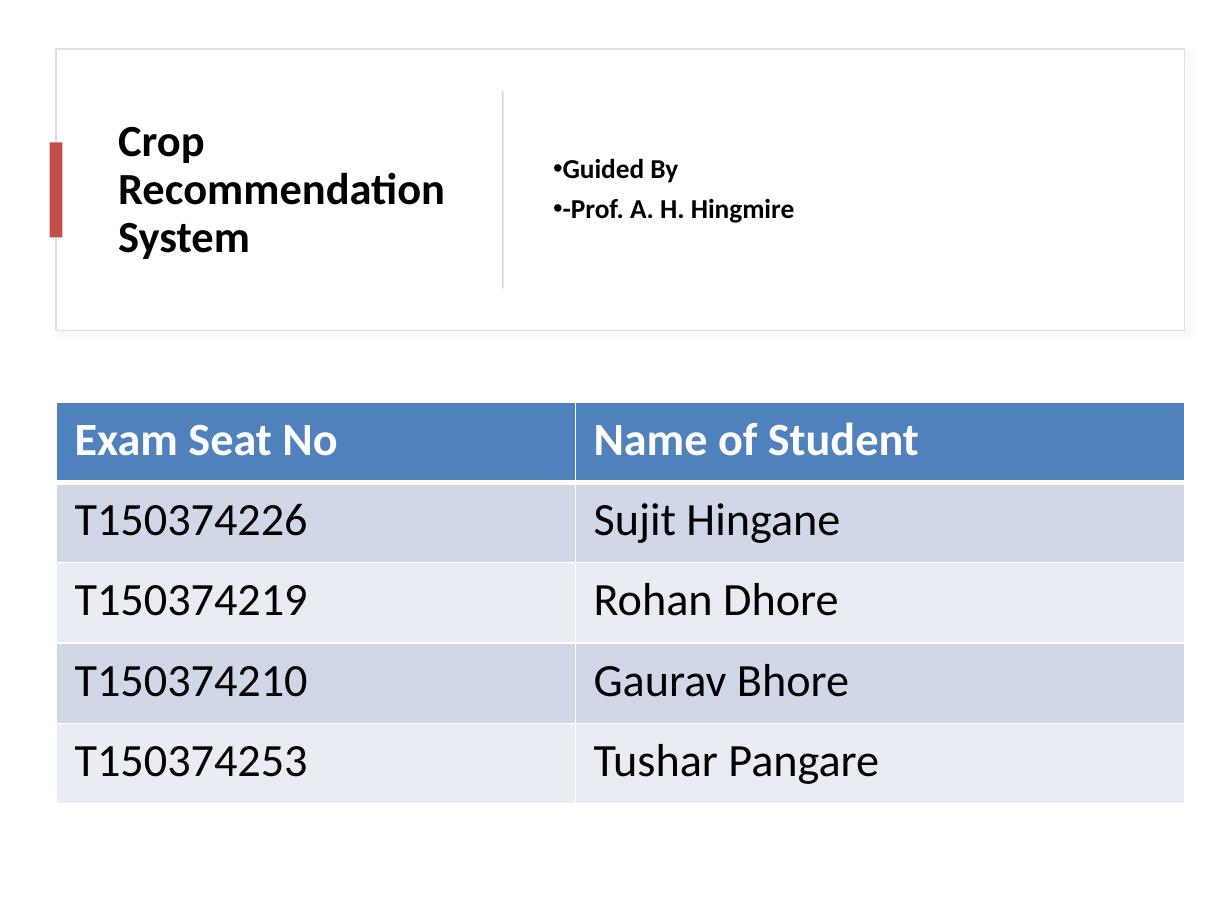
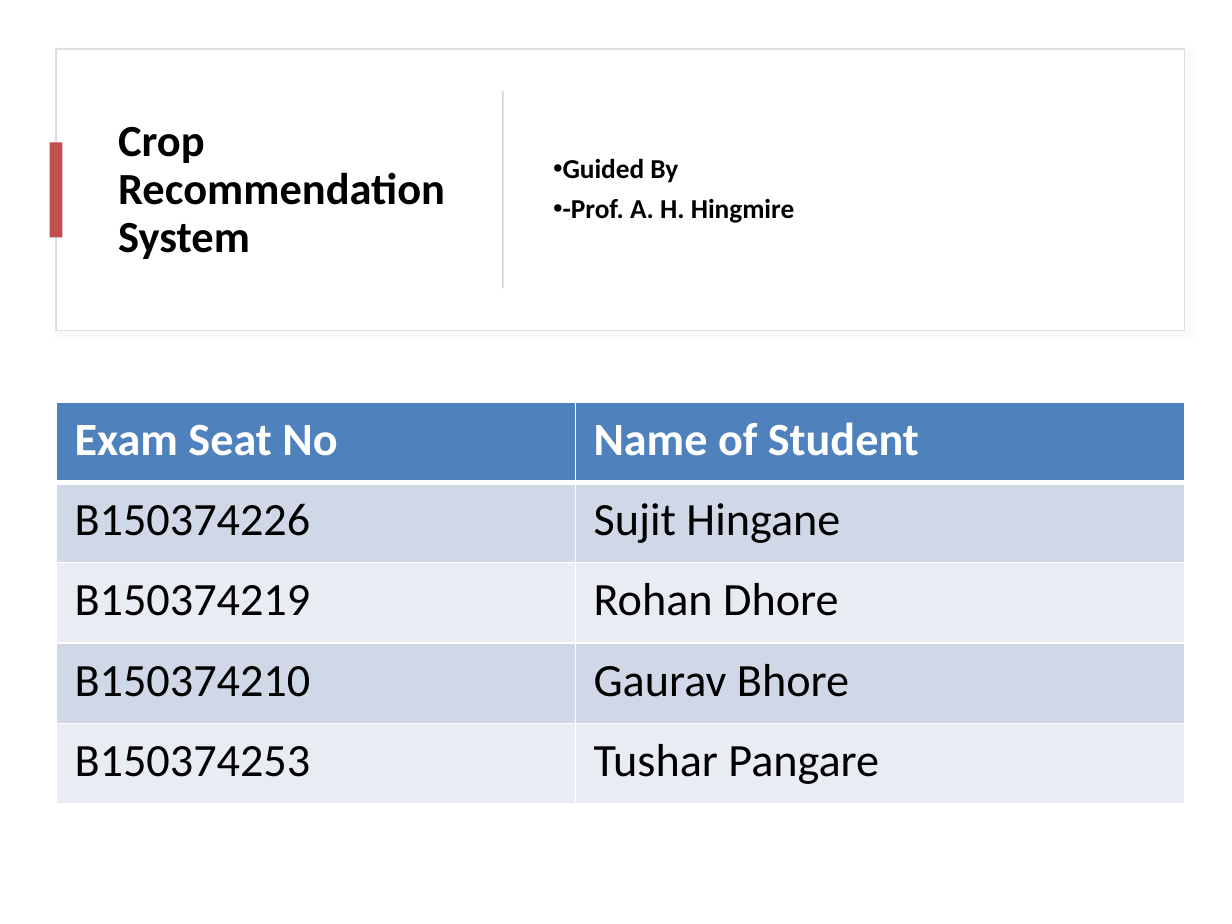
Before and after one commit to tusharpangare/Project-Documents, a slide deck: slide 2 of ppt Group 12.pptx. Drawn at 1232x924 pixels with LibreOffice and Linux fonts; fonts in the diff are those of the drawing. Boxes give left, top, right and bottom in pixels: in the first picture for what was removed or moved away, otherwise in the second. Text is boxed around its words. In the diff, an @@ line names an element or a change of style, - is before the commit and + after.

```diff
--- a/ppt Group 12.pptx
+++ b/ppt Group 12.pptx
@@ table at box(57, 402, 1185, 803) @@
-row 2, column 1: T150374226
+row 2, column 1: B150374226
-row 3, column 1: T150374219
+row 3, column 1: B150374219
-row 4, column 1: T150374210
+row 4, column 1: B150374210
-row 5, column 1: T150374253
+row 5, column 1: B150374253
```
Also in this commit, not shown: 5 other slides changed, 1 other file.
